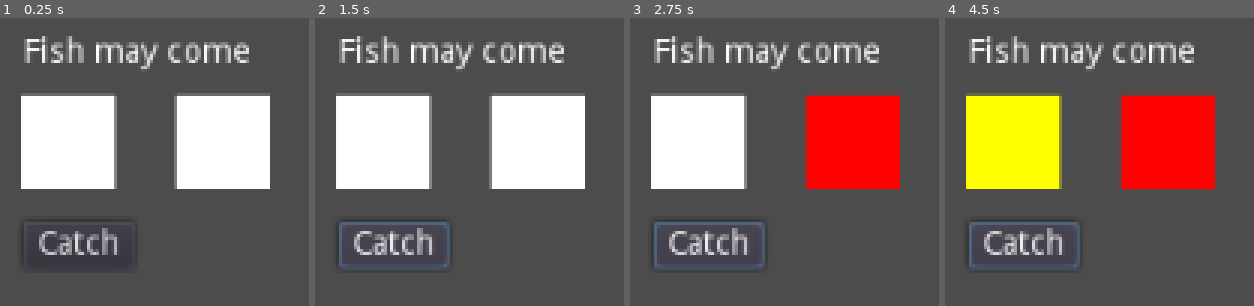
Above: before the commit, frames 1-4 (left to right).
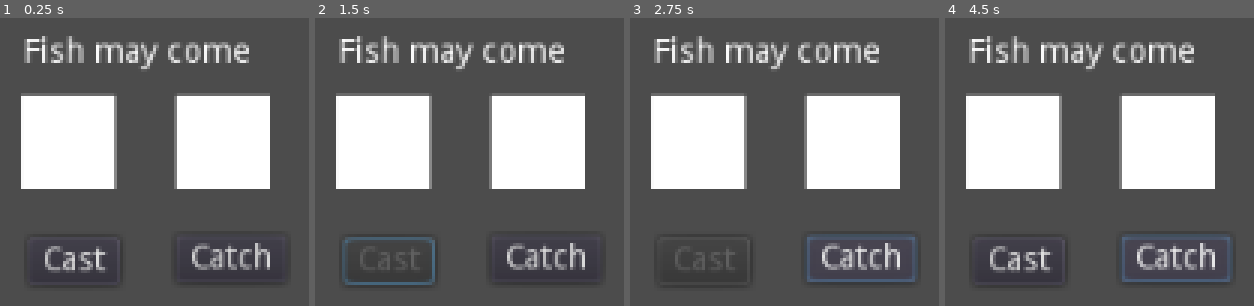
Above: after the commit, the same moments.

Repository: theludovyc/JamEstLa4
Game: Godot game, scene res://Scene/Fishing.tscn
The game is run twice, just before and just after one commit, with the same random seed, the same clock (stepped at 60 frames per second) and the same inputs. The project has no main scene, so this scene is started directly.
Inputs (mouse positions are in pixels of both pictures, inside the frame that each line leads up to):
- Up to frame 1 (0.25 s): no input
- Up to frame 2 (1.5 s): click "Catch" at 0.5 s; click (389, 262) at 1.25 s, where only the run after the commit has a clickable "Cast"
- Up to frame 3 (2.75 s): click "Catch" at 2 s
- Up to frame 4 (4.5 s): click "Catch" at 2.75 s; tap Enter at 3.5 s

The runs differ from the first frame. In frame 1, 3.0% of the frame differs, in the area x 12-88%, y 72-89%; in frame 2, 4.1%; in frame 3, 15%; in frame 4, 26%, in the area x 6-93%, y 26-92%.

Commit message:
fishing cast

Diff:
--- a/Scene/Fishing.tscn
+++ b/Scene/Fishing.tscn
@@ -24,10 +24,10 @@
 }
 
 [node name="Catch" type="Button" parent="."]
-margin_left = 37.0
-margin_top = 96.0
-margin_right = 49.0
-margin_bottom = 116.0
+margin_left = 102.0
+margin_top = 102.0
+margin_right = 149.0
+margin_bottom = 122.0
 text = "Catch"
 __meta__ = {
 "_edit_use_anchors_": false
@@ -45,5 +45,16 @@
 
 [node name="Timer" type="Timer" parent="."]
 one_shot = true
+
+[node name="Cast" type="Button" parent="."]
+margin_left = 39.0
+margin_top = 103.0
+margin_right = 78.0
+margin_bottom = 123.0
+text = "Cast"
+__meta__ = {
+"_edit_use_anchors_": false
+}
 [connection signal="button_down" from="Catch" to="." method="_on_Catch_button_down"]
 [connection signal="timeout" from="Timer" to="." method="_on_Timer_timeout"]
+[connection signal="button_down" from="Cast" to="." method="_on_Cast_button_down"]
--- a/Script/Fishing.gd
+++ b/Script/Fishing.gd
@@ -8,9 +8,9 @@
 
 onready var timer = $Timer
 
-enum States{wait, catchit, catch}
+enum States{cast, wait, catchit, catch}
 
-var state = States.wait
+var state = States.cast
 
 var onCatch =  false
 
@@ -34,8 +34,6 @@
 # Called when the node enters the scene tree for the first time.
 func _ready():
 	resetCatchTimes()
-
-	resetTimer0()
 	pass # Replace with function body.
 
 func reset():
@@ -46,18 +44,16 @@
 
 		onCatch = false
 
-	state = States.wait
+	state = States.cast
+
+	$Cast.disabled = false
 
 	resetCatchTimes()
 
-	resetTimer0()
-
-	print("bouuuh !")
 
 # Called every frame. 'delta' is the elapsed time since the previous frame.
 #func _process(delta):
 #	pass
-
 
 func _on_Timer_timeout():
 	match state:
@@ -73,6 +69,9 @@
 
 		States.catchit:
 			reset()
+
+			print("bouuuh !")
+
 	pass # Replace with function body.
 
 
@@ -94,9 +93,18 @@
 
 					resetTimer1()
 				else:
-					state = States.catch
+					reset()
 
 					print("wouhou !")
 			else:
 				reset()
 	pass # Replace with function body.
+
+func _on_Cast_button_down():
+	if state == States.cast:
+		state = States.wait
+
+		resetTimer0()
+
+		$Cast.disabled = true
+	pass # Replace with function body.
